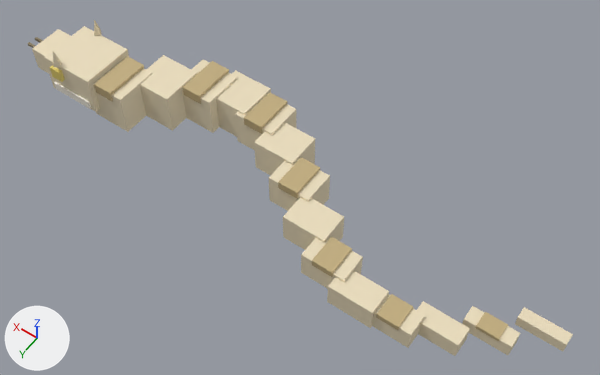
What one commit did to the glTF model assets/models/characters/snake.glb.
Both versions are drawn from a 50 mm camera at (-1.384, 1.072, 1.773) aimed at (-0.604, -0.02, 0.058). The lights are fixed; the arrows at lower left show +X, +Y and +Z. The picture after the commit comes second.

In view in the first picture: 'geometry_0'.
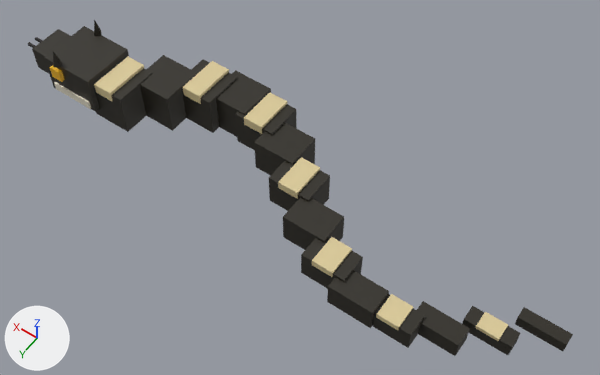
Edits to the bpy script that builds the scene:
```text
Change me_geometry_0:
    where me_geometry_0.from_pydata(...)  # 260 vertices, 388 faces; spans x -1.36..0.37, y -0.22..0.19, z 0.0..0.21
    used by ob_geometry_0; location = (0.0, 0.0, 0.0)
    me_geometry_0 part 1: 208 faces centred in x -1.36..0.3, y -0.22..0.19, z 0.0..0.17 are repainted in the vertex colours; the middle colour goes from beige #ecdebe to black #2a261c
    me_geometry_0 part 2: 120 faces centred in x -1.23..0.19, y -0.2..0.19, z 0.04..0.14 are repainted in the vertex colours; the middle colour goes from beige #c2ad7e to beige #dbca99
    me_geometry_0 part 3: 60 faces centred in x 0.17..0.37, y -0.09..0.09, z 0.06..0.13 are repainted in the vertex colours; the middle colour goes from brown #837556 to black #160d0d
```

Boxes [x1, y1, x2, y2] around the edits, measured in the pictures (600 x 375 px):
part 1 of me_geometry_0, recoloured: [32, 19, 573, 356] in both
part 2 of me_geometry_0, recoloured: [50, 57, 508, 341] in both
part 3 of me_geometry_0, recoloured: [27, 37, 43, 48] in both
